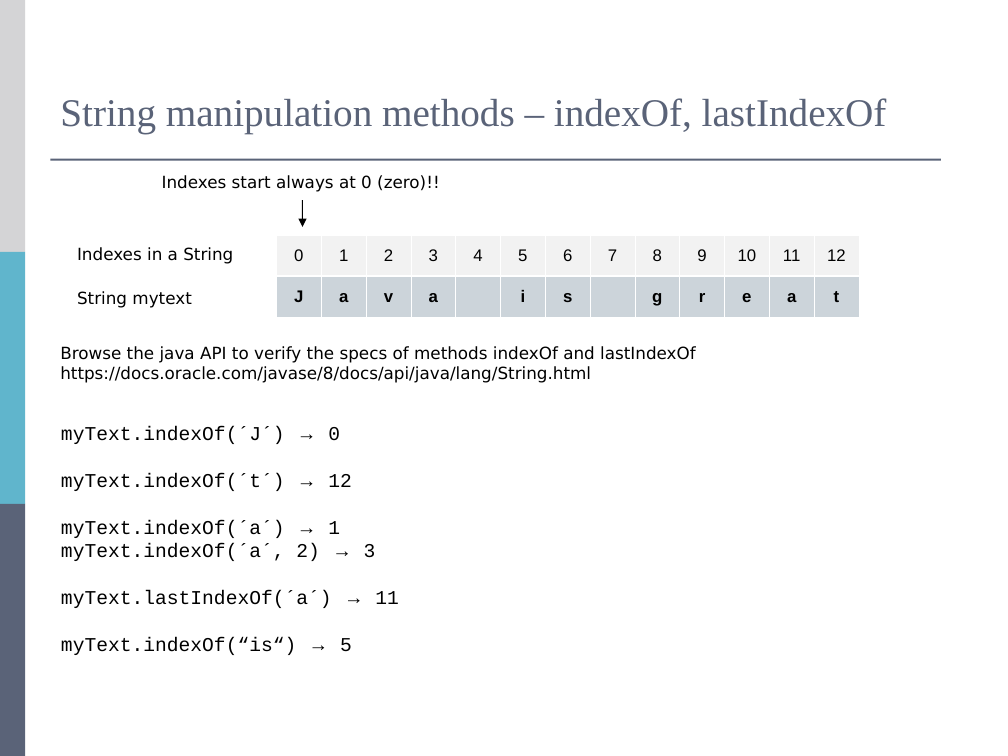
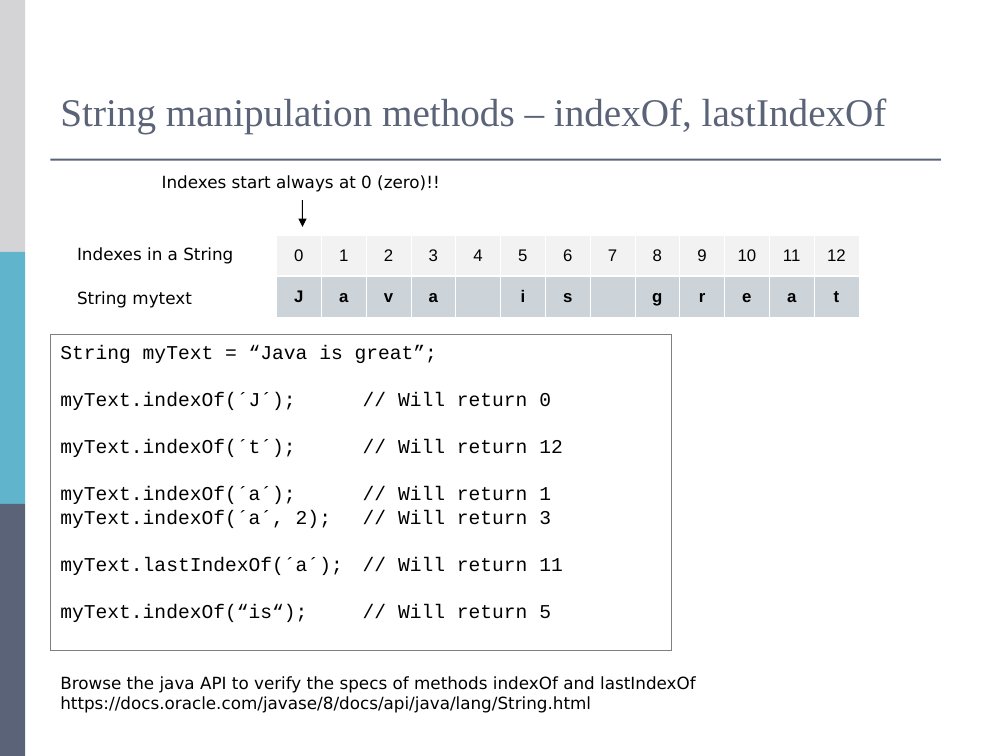
Before and after one commit to mjstenbe/OO_2017, a slide deck: slide 9 of Lecture materials (Antonius)/R0027-Luento-3-TulLukOper.ppt. Drawn at 1008x756 pixels with LibreOffice and Linux fonts; fonts in the diff are those of the drawing. Boxes give left, top, right and bottom in pixels: in the first picture for what was removed or moved away, otherwise in the second. Text is boxed around its words. In the diff, an @@ line names an element or a change of style, - is before the commit and + after.

```diff
--- a/Lecture materials (Antonius)/R0027-Luento-3-TulLukOper.ppt
+++ b/Lecture materials (Antonius)/R0027-Luento-3-TulLukOper.ppt
@@ rectangle "String myText = “Java is ...": place and size @@
-rectangle "String myText = “Java is ..." at <box>61,426,399,655</box>
+rectangle "String myText = “Java is ..." at <box>50,335,672,651</box>
@@ rectangle "String myText = “Java is ..." at <box>50,335,672,651</box>: outline none to #7F7F7F 0.74 pt @@
@@ text in rectangle at <box>60,345,563,622</box>: text changed @@
-myText.indexOf(´J´) → 0
-myText.indexOf(´t´) → 12
-myText.indexOf(´a´) → 1
-myText.indexOf(´a´, 2) → 3
-myText.lastIndexOf(´a´) → 11
-myText.indexOf(“is“) → 5
+String myText = “Java is great”;
+myText.indexOf(´J´); // Will return 0
+myText.indexOf(´t´); // Will return 12
+myText.indexOf(´a´); // Will return 1
+myText.indexOf(´a´, 2); // Will return 3
+myText.lastIndexOf(´a´); // Will return 11
+myText.indexOf(“is“); // Will return 5
@@ text "Browse the java API to ...": place and size @@
-text "Browse the java API to ..." at <box>60,346,696,383</box>
+text "Browse the java API to ..." at <box>60,676,696,713</box>
```
Also in this commit, not shown: 2 other slides changed, 5 other files.
